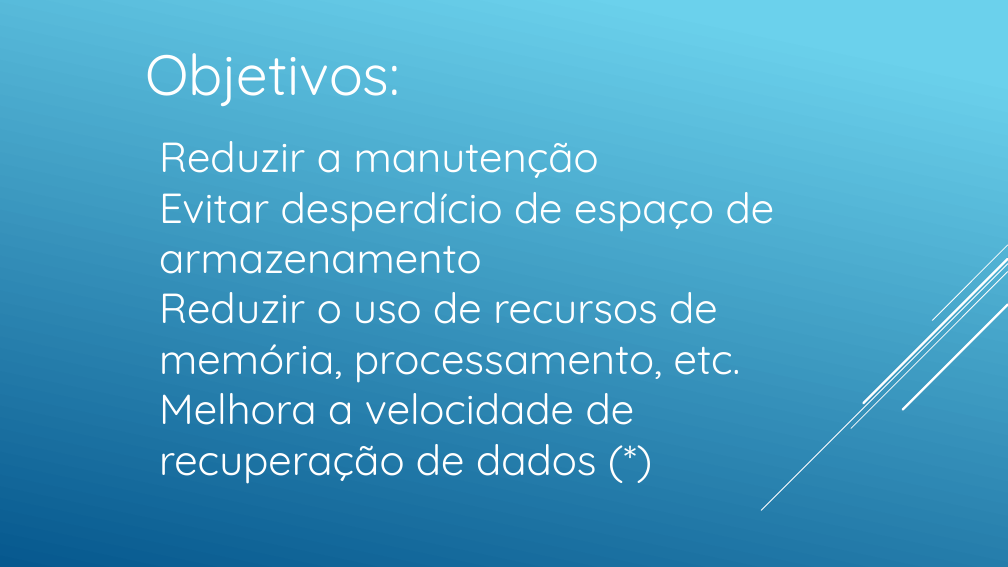
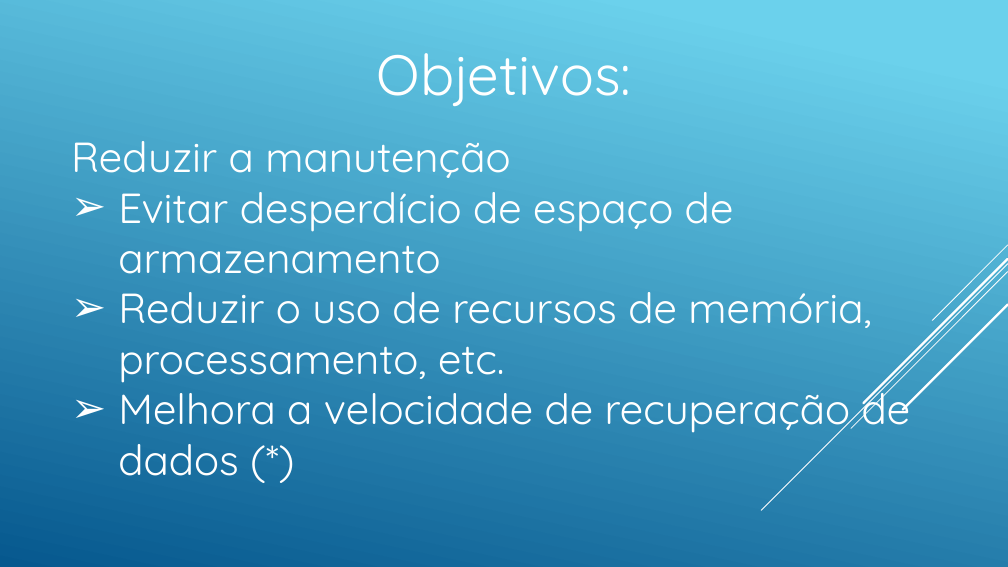
Before and after one commit to andreneves/BDIII, a slide deck: slide 5 of BDIIIA10.pptx. Drawn at 1008x567 pixels with LibreOffice and Linux fonts; fonts in the diff are those of the drawing. Boxes give left, top, right and bottom in pixels: in the first picture for what was removed or moved away, otherwise in the second. Text is boxed around its words. In the diff, an @@ line names an element or a change of style, - is before the commit and + after.

```diff
--- a/BDIIIA10.pptx
+++ b/BDIIIA10.pptx
@@ text "Objetivos:": place and size @@
-text "Objetivos:" at box(145, 53, 400, 106)
+text "Objetivos:" at box(377, 53, 632, 106)
@@ text "Objetivos:" at box(377, 53, 632, 106): alignment left to centre @@
@@ text "Reduzir a manutenção": place and size @@
-text "Reduzir a manutenção" at box(159, 141, 775, 484)
+text "Reduzir a manutenção" at box(71, 141, 911, 476)
@@ text at box(118, 192, 911, 476): bullet none to ➢ @@
```
Also in this commit, not shown: 16 other slides changed.
